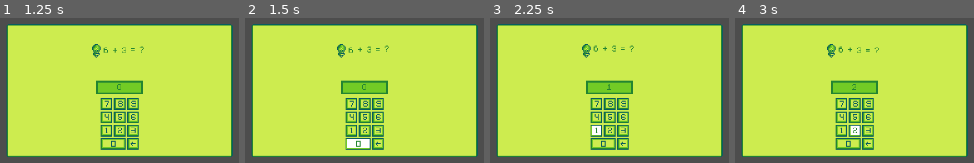
Above: before the commit, frames 1-4 (left to right).
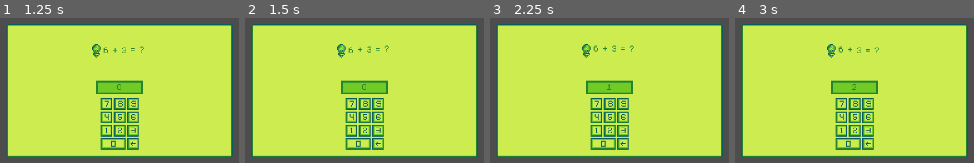
Above: after the commit, the same moments.

Repository: Matheuspimentell/Math-Hero
Game: Godot game, scene res://levels/time attack/time_attack.tscn
The game is run twice, just before and just after one commit, with the same random seed, the same clock (stepped at 60 frames per second) and the same inputs. This scene is started directly instead of the project's main scene.
Inputs:
- Up to frame 1 (1.25 s): tap Enter (accept) at 0.5, 0.6 s; hold D (move_right) from 0.53 s (still down); tap Space (jump) at 0.77 s; tap Keypad 0 (number0) at 0.8 s
- Up to frame 2 (1.5 s): keep holding D (move_right); tap Enter (accept) at 1.25 s; tap Keypad 0 (number0) at 1.35 s
- Up to frame 3 (2.25 s): tap Space (jump) at 1.52 s; tap Keypad 1 (number1) at 1.55, 2.1 s; tap Enter (accept) at 2 s; release D (move_right) at 2.03 s; hold A (move_left) from 2.03 s (still down)
- Up to frame 4 (3 s): keep holding A (move_left); tap Keypad 2 (number2) at 2.3, 2.85 s; tap Enter (accept) at 2.75 s

Frame 1 is identical in both runs. In frame 2, 0.7% of the frame differs, in the area x 42-53%, y 83-91%; in frame 3, 0.3%; in frame 4, 0.3%.

Commit message:
Feature: Added sounds

Diff:
--- a/levels/scripts/password_screen.gd
+++ b/levels/scripts/password_screen.gd
@@ -1,66 +1,62 @@
 extends Node2D
 
 var numpad: Dictionary
+var sfxs: Dictionary
 @onready var question: RichTextLabel = $question
-@onready var password: Label = $passwordBox/password
+@onready var password: Label = $password_box/password
+@onready var sfx_controller: Node = $sfx_controller
 var sumGenerator = SumGenerator.new(null)
 var operations: Array
-var currentOp: int
+var _currentOp: int = 0
 
 func _ready():
 	# Get reference to all numpad keys
 	var numpadKeys = self.find_child("numpad").get_children()
 	for key in numpadKeys:
 		numpad[key.name] = key
+
 	operations = sumGenerator.gen_one_digit_restricted(10)
 	print(operations)
-	currentOp = 0
-	self._change_question_text('%s + %s = ?' % [operations[currentOp].a, operations[currentOp].b])
+	self._change_question_text('%s + %s = ?' % [operations[_currentOp].a, operations[_currentOp].b])
+
+	var sound_effects = sfx_controller.get_children()
+	for effect in sound_effects:
+		sfxs[effect.name] = effect
 
 func _input(_event):
 	if Input.is_action_just_pressed("number0"):
 		numpad["0"].click()
-		password.text += "0"
 	elif Input.is_action_just_pressed("number1"):
 		numpad["1"].click()
-		password.text += "1"
 	elif Input.is_action_just_pressed("number2"):
 		numpad["2"].click()
-		password.text += "2"
 	elif Input.is_action_just_pressed("number3"):
 		numpad["3"].click()
-		password.text += "3"
 	elif Input.is_action_just_pressed("number4"):
 		numpad["4"].click()
-		password.text += "4"
 	elif Input.is_action_just_pressed("number5"):
 		numpad["5"].click()
-		password.text += "5"
 	elif Input.is_action_just_pressed("number6"):
 		numpad["6"].click()
-		password.text += "6"
 	elif Input.is_action_just_pressed("number7"):
 		numpad["7"].click()
-		password.text += "7"
 	elif Input.is_action_just_pressed("number8"):
 		numpad["8"].click()
-		password.text += "8"
 	elif Input.is_action_just_pressed("number9"):
 		numpad["9"].click()
-		password.text += "9"
 	elif Input.is_action_just_pressed("backspace"):
 		numpad["backspace"].click()
 	elif Input.is_action_just_pressed("accept"):
-		if str(operations[currentOp].res) == password.text:
-			print('correct answer')
-			if(currentOp == operations.size()-1):
+		if str(operations[_currentOp].res) == password.text:
+			sfxs["correct_answer"].play()
+			if(_currentOp == operations.size()-1):
 				print('Congrats!')
 			else:
-				currentOp+=1
-				self._change_question_text('%s + %s = ?' % [operations[currentOp].a, operations[currentOp].b])
+				_currentOp+=1
+				self._change_question_text('%s + %s = ?' % [operations[_currentOp].a, operations[_currentOp].b])
 				password.text = ''
 		else:
-			print('wrong answer')
+			sfxs["wrong_answer"].play()
 			password.text = ''
 
 func _set_question_style(text: String):
--- a/levels/time attack/password_screen.tscn
+++ b/levels/time attack/password_screen.tscn
@@ -7,6 +7,10 @@
 [ext_resource type="Script" path="res://models/numpad_key.gd" id="4_mu7ip"]
 [ext_resource type="Theme" uid="uid://cacqlfyw6xmfy" path="res://themes/question.tres" id="4_ybfpn"]
 [ext_resource type="Texture2D" uid="uid://dldwcfyh862a2" path="res://media/art/TileSet/password-box.png" id="6_q0f82"]
+[ext_resource type="AudioStream" uid="uid://btrtljhnvr85f" path="res://audio/correct_answer.wav" id="7_jciug"]
+[ext_resource type="AudioStream" uid="uid://b4h15hqrnsyqu" path="res://audio/wrong_answer.wav" id="8_kb4hj"]
+[ext_resource type="AudioStream" uid="uid://b72b2p4wyknva" path="res://audio/click.wav" id="9_uwkc0"]
+[ext_resource type="AudioStream" uid="uid://b5igkc5vmok0q" path="res://audio/error.wav" id="10_nmb1b"]
 
 [sub_resource type="AtlasTexture" id="AtlasTexture_a7ojs"]
 atlas = ExtResource("3_v12f2")
@@ -370,7 +374,7 @@
 position = Vector2(136, 80)
 script = ExtResource("1_q77mc")
 
-[node name="screen background" type="NinePatchRect" parent="."]
+[node name="screen_background" type="NinePatchRect" parent="."]
 anchors_preset = 8
 anchor_left = 0.5
 anchor_top = 0.5
@@ -544,7 +548,21 @@
 [node name="CollisionShape2D" type="CollisionShape2D" parent="numpad/9/Area2D"]
 shape = SubResource("RectangleShape2D_fkt5b")
 
-[node name="passwordBox" type="NinePatchRect" parent="."]
+[node name="sfx_controller" type="Node" parent="."]
+
+[node name="correct_answer" type="AudioStreamPlayer" parent="sfx_controller"]
+stream = ExtResource("7_jciug")
+
+[node name="wrong_answer" type="AudioStreamPlayer" parent="sfx_controller"]
+stream = ExtResource("8_kb4hj")
+
+[node name="click" type="AudioStreamPlayer" parent="sfx_controller"]
+stream = ExtResource("9_uwkc0")
+
+[node name="error" type="AudioStreamPlayer" parent="sfx_controller"]
+stream = ExtResource("10_nmb1b")
+
+[node name="password_box" type="NinePatchRect" parent="."]
 offset_left = -28.0
 offset_top = -12.0
 offset_right = 28.0
@@ -555,7 +573,7 @@
 patch_margin_right = 3
 patch_margin_bottom = 3
 
-[node name="password" type="Label" parent="passwordBox"]
+[node name="password" type="Label" parent="password_box"]
 layout_mode = 0
 offset_right = 56.0
 offset_bottom = 23.0
--- a/models/numpad_key.gd
+++ b/models/numpad_key.gd
@@ -1,8 +1,21 @@
 extends AnimatedSprite2D
 class_name NumpadKey
+var password: Label
+var click_sound: AudioStreamPlayer
+var error_sound: AudioStreamPlayer
 
-
+func _ready():
+  password = get_node(^"../../password_box/password")
+  click_sound = get_node(^"../../sfx_controller/click")
+  error_sound = get_node(^"../../sfx_controller/error")
 
 func click():
-  self.play("click")
-  print("Button %s was clicked!" % self.name)
+  if self.name == 'backspace':
+    if(password.text.length() >= 1):
+      password.text = password.text.erase(password.text.length()-1, 1)
+      click_sound.play()
+    else:
+      error_sound.play()
+  else:
+    click_sound.play()
+    password.text += self.name
Not shown: 1 places in levels/time attack/password_screen.tscn that only renumber resources
Not shown, removed: audio/.placeholder
Not shown, added: audio/click.wav
Not shown, added: audio/correct_answer.wav
Not shown, added: audio/error.wav
Not shown, added: audio/wrong_answer.wav
